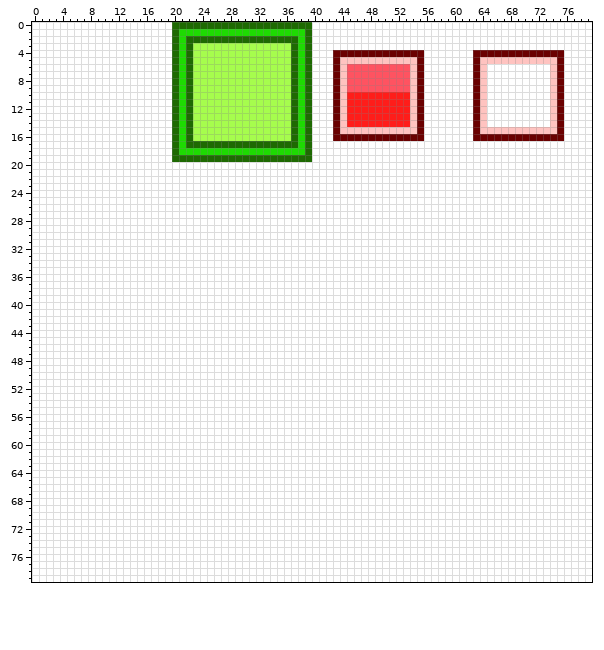
Two states of a sprite sheet, wall.png. The picture above is the old version.
The file is 80x80 pixels.
And afterwards:
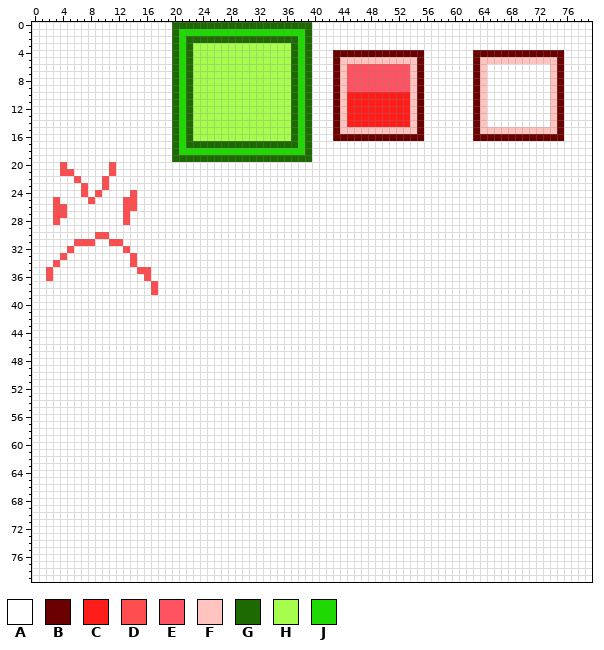
Palette (. is transparent): A #ffffff  B #6a0000  C #ff1d1a  D #fd4d4f  E #ff5361  F #ffc3c0  G #1e6a02  H #a6fd4d  J #1eda02
From old to new:
@@ x 0..19 @@
 19 AAAAAAAAAAAAAAAAAAAA
-20 AAAAAAAAAAAAAAAAAAAA
-21 AAAAAAAAAAAAAAAAAAAA
-22 AAAAAAAAAAAAAAAAAAAA
-23 AAAAAAAAAAAAAAAAAAAA
-24 AAAAAAAAAAAAAAAAAAAA
-25 AAAAAAAAAAAAAAAAAAAA
-26 AAAAAAAAAAAAAAAAAAAA
-27 AAAAAAAAAAAAAAAAAAAA
-28 AAAAAAAAAAAAAAAAAAAA
+20 AAAADAAAAAADAAAAAAAA
+21 AAAADDAAAAADAAAAAAAA
+22 AAAAAADAAADAAAAAAAAA
+23 AAAAAAADAADAAAAAAAAA
+24 AAAAAAADADAAAADAAAAA
+25 AAADAAAADAAAADDAAAAA
+26 AAADDAAAAAAAADDAAAAA
+27 AAADDAAAAAAAADAAAAAA
+28 AAADAAAAAAAAADAAAAAA
 29 AAAAAAAAAAAAAAAAAAAA
-30 AAAAAAAAAAAAAAAAAAAA
-31 AAAAAAAAAAAAAAAAAAAA
-32 AAAAAAAAAAAAAAAAAAAA
-33 AAAAAAAAAAAAAAAAAAAA
-34 AAAAAAAAAAAAAAAAAAAA
-35 AAAAAAAAAAAAAAAAAAAA
-36 AAAAAAAAAAAAAAAAAAAA
-37 AAAAAAAAAAAAAAAAAAAA
-38 AAAAAAAAAAAAAAAAAAAA
+30 AAAAAAAAADDAAAAAAAAA
+31 AAAAAADDDAADDAAAAAAA
+32 AAAAADAAAAAAADAAAAAA
+33 AAAADAAAAAAAAADAAAAA
+34 AAADAAAAAAAAAADAAAAA
+35 AADAAAAAAAAAAAADDAAA
+36 AADAAAAAAAAAAAAADAAA
+37 AAAAAAAAAAAAAAAAADAA
+38 AAAAAAAAAAAAAAAAADAA
 39 AAAAAAAAAAAAAAAAAAAA
